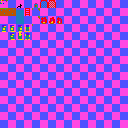
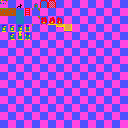
Layered file, before and after one edit (128x128). Changes by layer:
painted on "tilesheet" over [1, 2, 72, 32]
